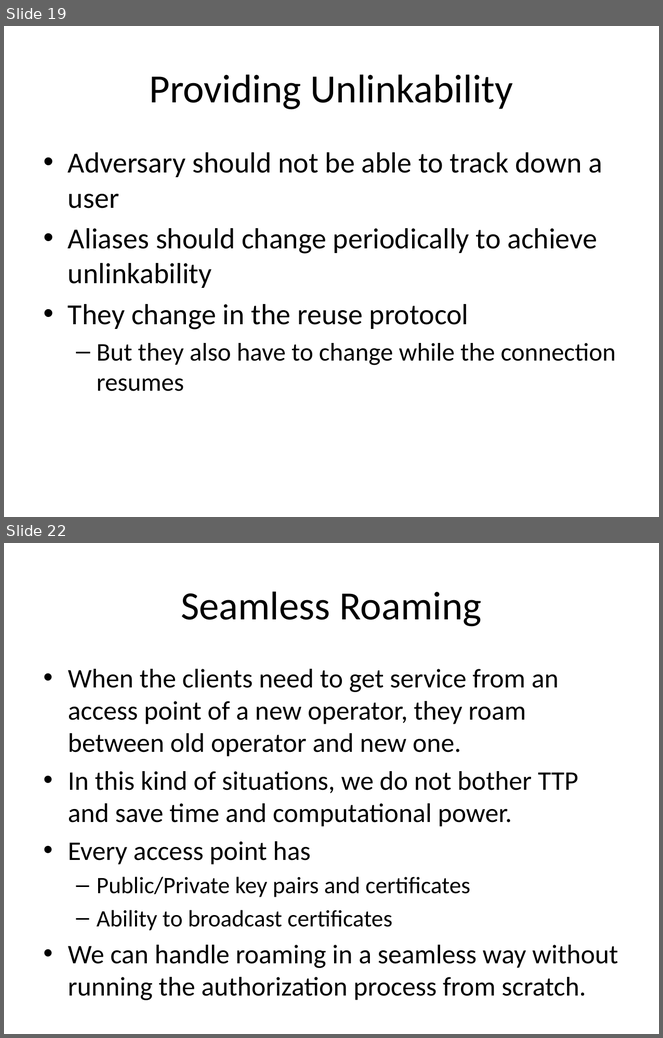
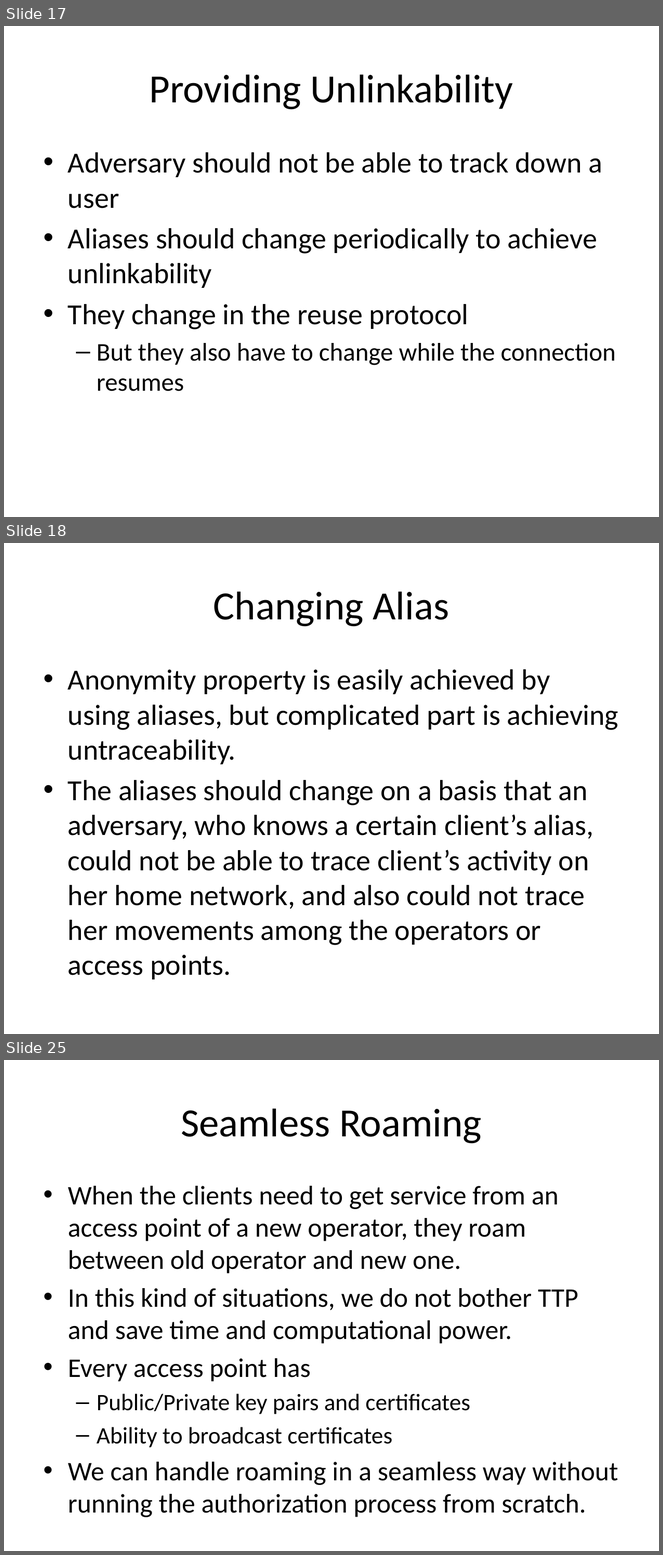
Before and after one commit to canleloglu/worddoc, a slide deck: sunumNew.pptx. Shown one above the other, each under a label of ours: slides 19 and 22 before the commit, slides 17, 18 and 25 after it; the slides between them are not shown. The pictures are 663x1038 and 663x1555 pixels, drawn with LibreOffice and Linux fonts; fonts in the diff are those of the drawing. Boxes give left, top, right and bottom in pixels: in the first picture for what was removed or moved away, otherwise in the second. Text is boxed around its words. In the diff, an @@ line names an element or a change of style, - is before the commit and + after.

```diff
--- a/sunumNew.pptx
+++ b/sunumNew.pptx
@@ slide 18 added at bbox=[4, 543, 659, 1034], background #FFFFFF @@
@@ title added at bbox=[214, 591, 449, 627], 44 pt, text #000000 @@
+Changing Alias
@@ text added at bbox=[68, 669, 619, 980], 32 pt, text #000000 @@
+• Anonymity property is easily achieved by using aliases, but complicated part is achieving untraceability.
+• The aliases should change on a basis that an adversary, who knows a certain client’s alias, could not be able to trace client’s activity on her home network, and also could not trace her movements among the operators or access points.
@@ what was slide 19 is now slide 17 @@
@@ what was slide 22 is now slide 25 @@
```
Also in this commit, not shown: 11 slides changed, 36 other slides added, 11 slides removed, 1 other file.
